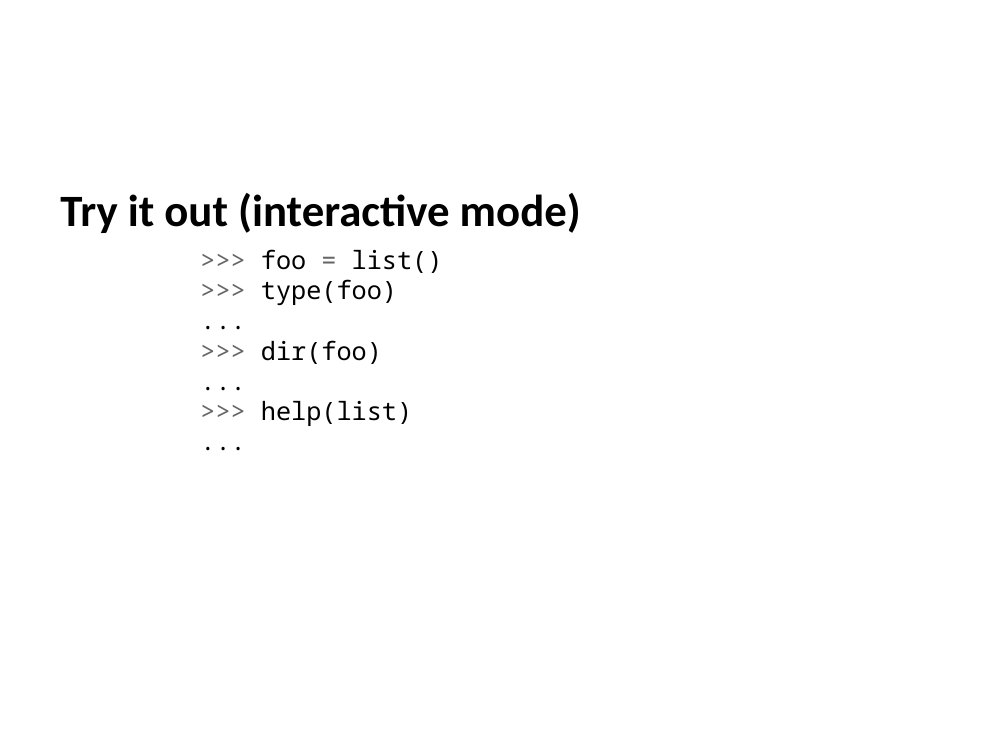
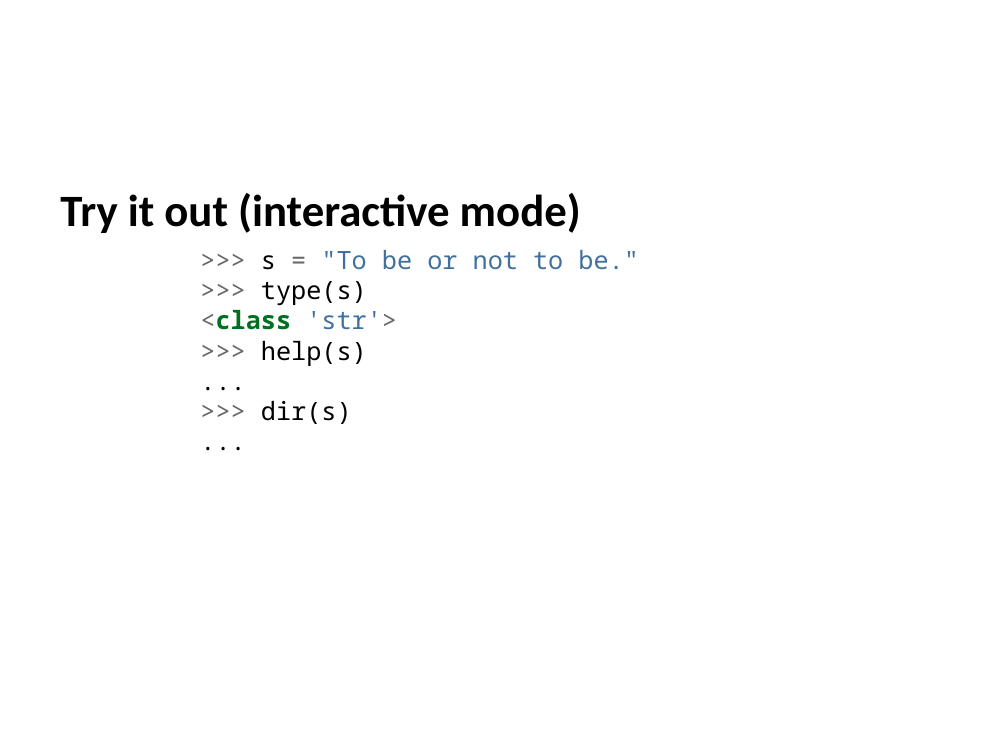
Before and after one commit to edsu/inst326, a slide deck: slide 5 of modules/module03/slides.pptx. Drawn at 1008x756 pixels with LibreOffice and Linux fonts; fonts in the diff are those of the drawing. Boxes give left, top, right and bottom in pixels: in the first picture for what was removed or moved away, otherwise in the second. Text is boxed around its words. In the diff, an @@ line names an element or a change of style, - is before the commit and + after.

```diff
--- a/modules/module03/slides.pptx
+++ b/modules/module03/slides.pptx
@@ text at (200,250,638,424): text changed @@
->>> foo = list()
->>> type(foo)
-...
->>> dir(foo)
-...
->>> help(list)
-...
+>>> s = "To be or not to be."
+>>> type(s)
+<class 'str'>
+>>> help(s)
+...
+>>> dir(s)
+...
```
Also in this commit, not shown: 7 other slides changed, 2 other files.
